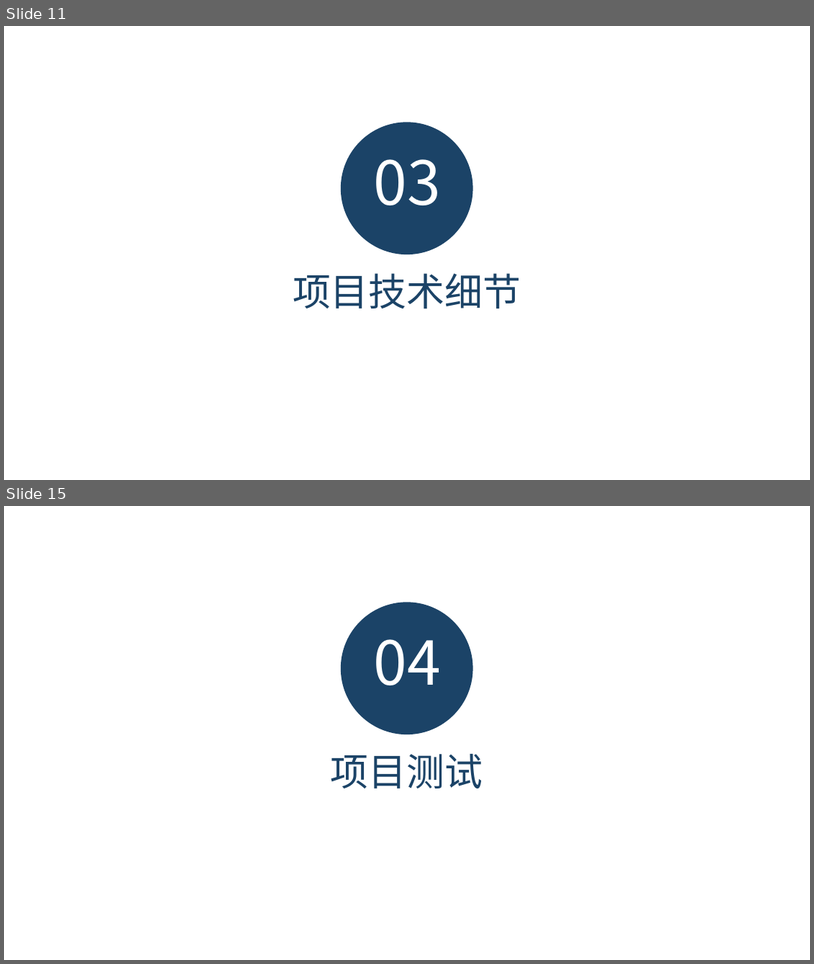
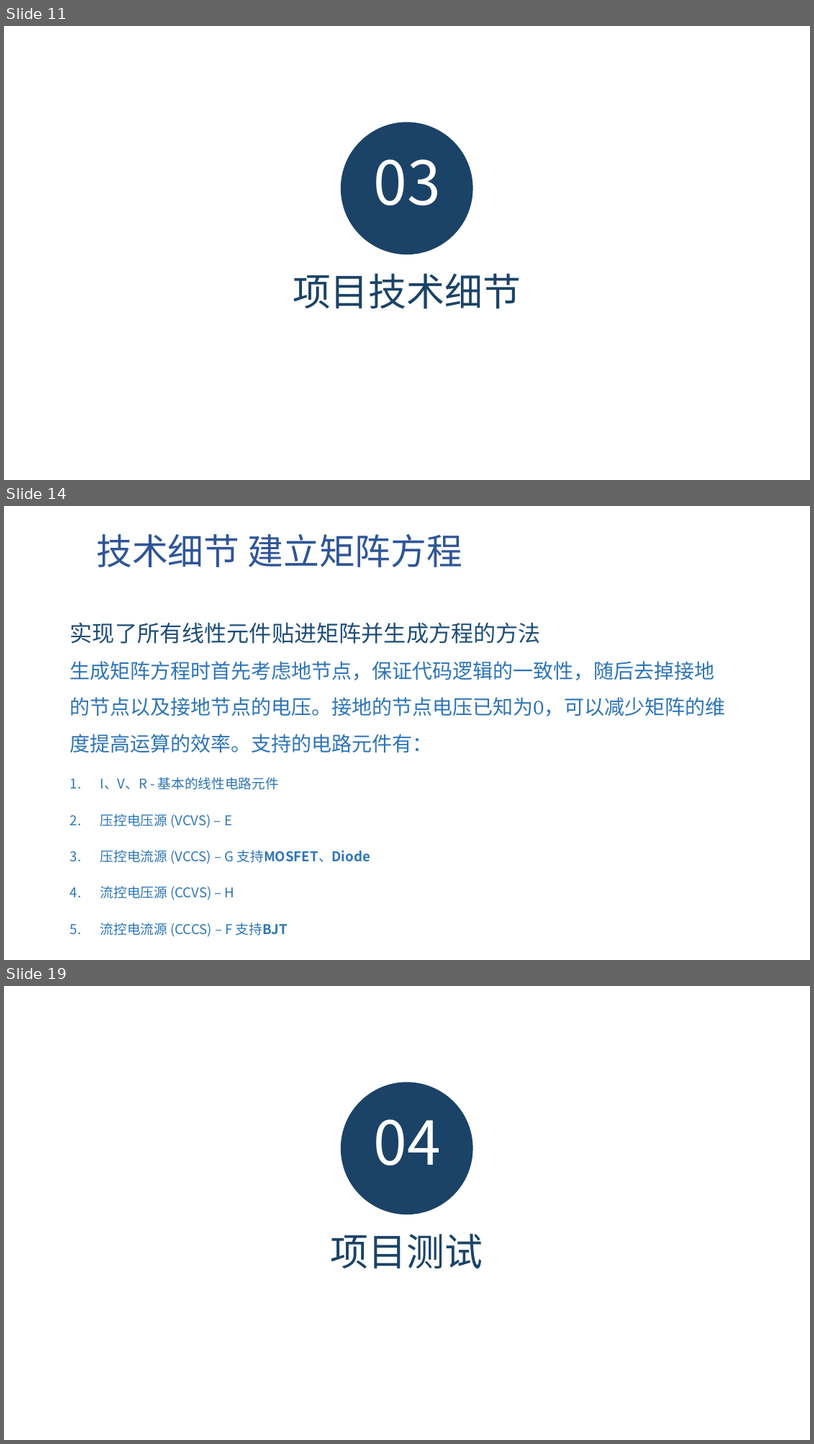
Before and after one commit to shifengzhicheng/FUDAN_ANALOG_EDA_MATLAB_SPICE, a slide deck: 基于MATLAB实现的模拟电路SPICE工具.pptx. Shown one above the other, each under a label of ours: slides 11 and 15 before the commit, slides 11, 14 and 19 after it; the slides between them are not shown. The pictures are 814x964 and 814x1444 pixels, drawn with LibreOffice and Linux fonts; fonts in the diff are those of the drawing; background and template pictures are left out. Boxes give left, top, right and bottom in pixels: in the first picture for what was removed or moved away, otherwise in the second. Text is boxed around its words. In the diff, an @@ line names an element or a change of style, - is before the commit and + after.

```diff
--- a/基于MATLAB实现的模拟电路SPICE工具.pptx
+++ b/基于MATLAB实现的模拟电路SPICE工具.pptx
@@ slide 14 added at (4,506,810,960), background picture (left out) @@
@@ text added at (96,534,463,567), 32 pt, text #2F5597 @@
+技术细节 建立矩阵方程
@@ text added at (70,622,725,937), 12 pt, text #2E75B6 @@
+实现了所有线性元件贴进矩阵并生成方程的方法
+生成矩阵方程时首先考虑地节点，保证代码逻辑的一致性，随后去掉接地的节点以及接地节点的电压。接地的节点电压已知为0，可以减少矩阵的维度提高运算的效率。支持的电路元件有：
+1. I、V、R - 基本的线性电路元件
+2. 压控电压源 (VCVS) – E
+3. 压控电流源 (VCCS) – G 支持MOSFET、Diode
+4. 流控电压源 (CCVS) – H
+5. 流控电流源 (CCCS) – F 支持BJT
@@ what was slide 15 is now slide 19 @@
```
Also in this commit, not shown: 3 slides changed, 3 other slides added, 1 other file.
